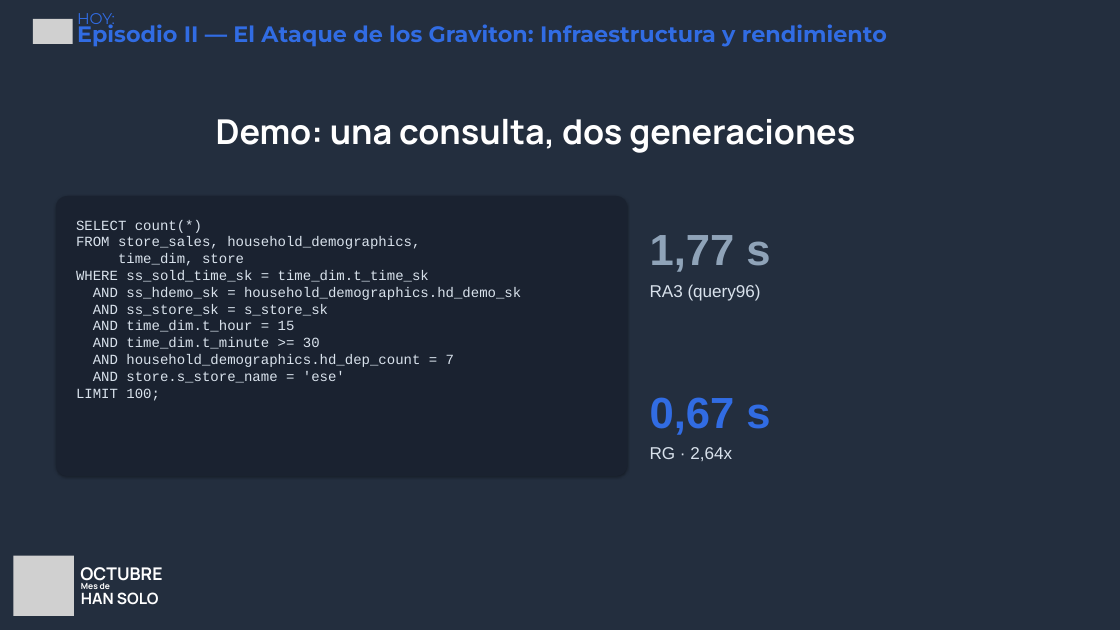
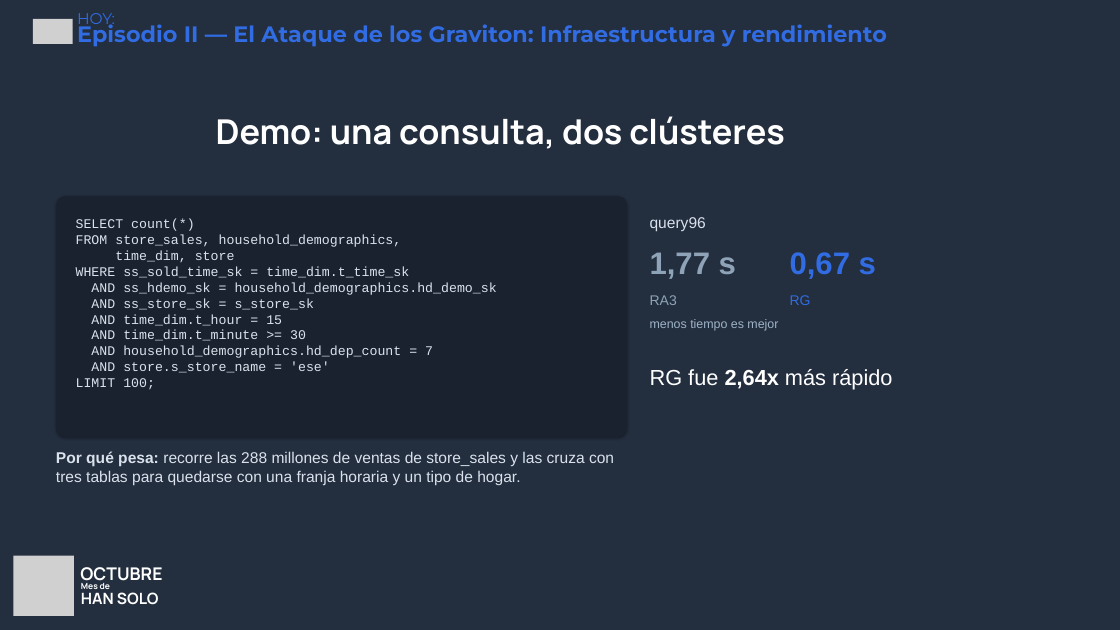
Before and after one commit to andrezc98/redshift-redemption, a slide deck: slide 29 of slides/redshift-redemption.pptx. Drawn at 1120x630 pixels with LibreOffice and Linux fonts; fonts in the diff are those of the drawing; grey boxes stand for pictures; background and template pictures are left out. Boxes give left, top, right and bottom in pixels: in the first picture for what was removed or moved away, otherwise in the second. Text is boxed around its words. In the diff, an @@ line names an element or a change of style, - is before the commit and + after.

```diff
--- a/slides/redshift-redemption.pptx
+++ b/slides/redshift-redemption.pptx
@@ text at (216, 116, 785, 149): text changed @@
-Demo: una consulta, dos generaciones
+Demo: una consulta, dos clústeres
@@ rounded rectangle "SELECT count(*)": place and size @@
-rounded rectangle "SELECT count(*)" at (56, 196, 627, 476)
+rounded rectangle "SELECT count(*)" at (56, 196, 627, 437)
@@ rounded rectangle "SELECT count(*)" at (56, 196, 627, 437): size 18 to 17 pt @@
@@ text at (650, 217, 706, 231): text changed; size 22 to 20 pt @@
-RA3 (query96)
+query96
@@ text "1,77 s": place and size @@
-text "1,77 s" at (650, 235, 770, 272)
+text "1,77 s" at (650, 252, 736, 279)
@@ text "1,77 s" at (650, 252, 736, 279): size 56 to 40 pt; vertical alignment bottom to top @@
@@ text "0,67 s" at (790, 252, 876, 279): size 56 to 40 pt; vertical alignment bottom to top @@
@@ text "0,67 s": place and size @@
-text "0,67 s" at (650, 397, 770, 435)
+text "0,67 s" at (790, 252, 876, 279)
@@ text added at (650, 295, 677, 305), 18 pt, text #8FA3B8 @@
+RA3
@@ text added at (790, 295, 811, 305), 18 pt, text #316CE3 @@
+RG
@@ text added at (650, 319, 778, 331), 16 pt, text #9FB3C8 @@
+menos tiempo es mejor
@@ text at (650, 369, 892, 390): text changed; size 22 to 28 pt; text colour #D9E2EC to #FFFFFF @@
-RG · 2,64x
+RG fue 2,64x más rápido
@@ text added at (56, 451, 614, 485), 20 pt, text #D9E2EC @@
+Por qué pesa: recorre las 288 millones de ventas de store_sales y las cruza con tres tablas para quedarse con una franja horaria y un tipo de hogar.
```
Also in this commit, not shown: 28 other slides changed, 5 other files.
